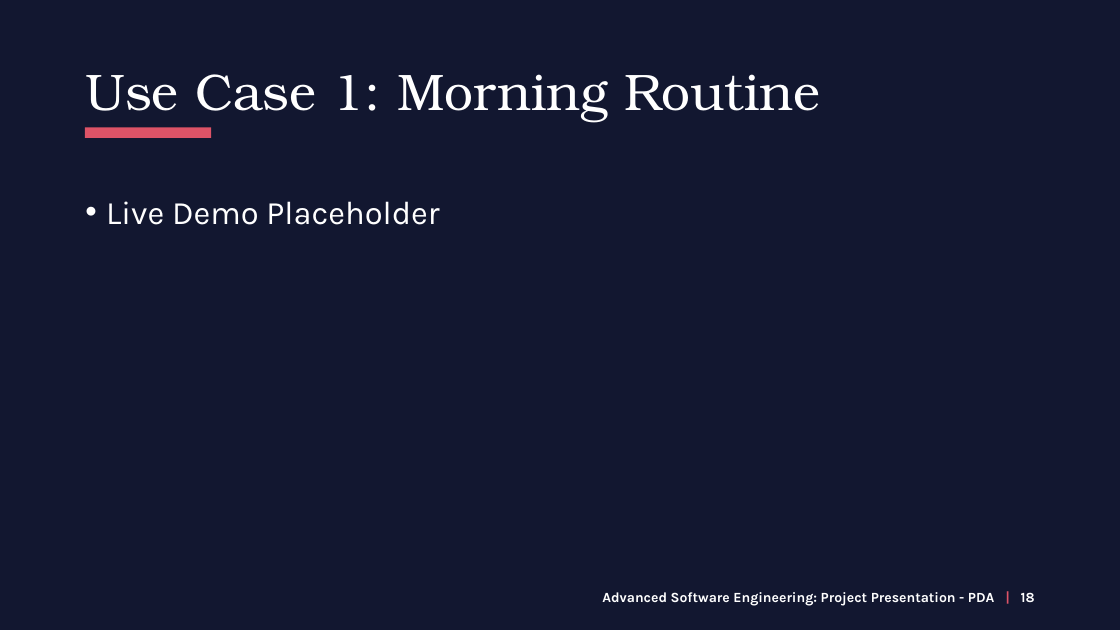
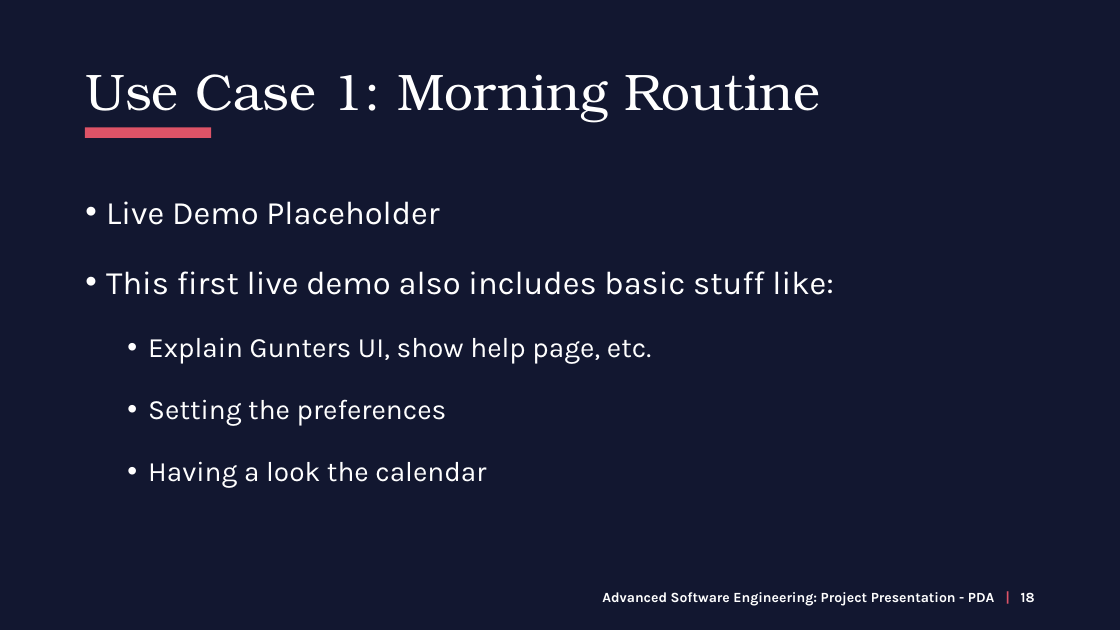
Before and after one commit to dhbw-stg-tinf17a/ICC-Pr-sentation, a slide deck: slide 18 of Presentation/ASE_Gunter.pptx. Drawn at 1120x630 pixels with LibreOffice and Linux fonts; fonts in the diff are those of the drawing. Boxes give left, top, right and bottom in pixels: in the first picture for what was removed or moved away, otherwise in the second. Text is boxed around its words. In the diff, an @@ line names an element or a change of style, - is before the commit and + after.

```diff
--- a/Presentation/ASE_Gunter.pptx
+++ b/Presentation/ASE_Gunter.pptx
@@ text at [106, 271, 833, 488]: paragraphs added @@
+• This first live demo also includes basic stuff like:
+  • Explain Gunters UI, show help page, etc.
+  • Setting the preferences
+  • Having a look the calendar
```
Also in this commit, not shown: 7 other slides changed, 1 slide added, 1 slide removed.
